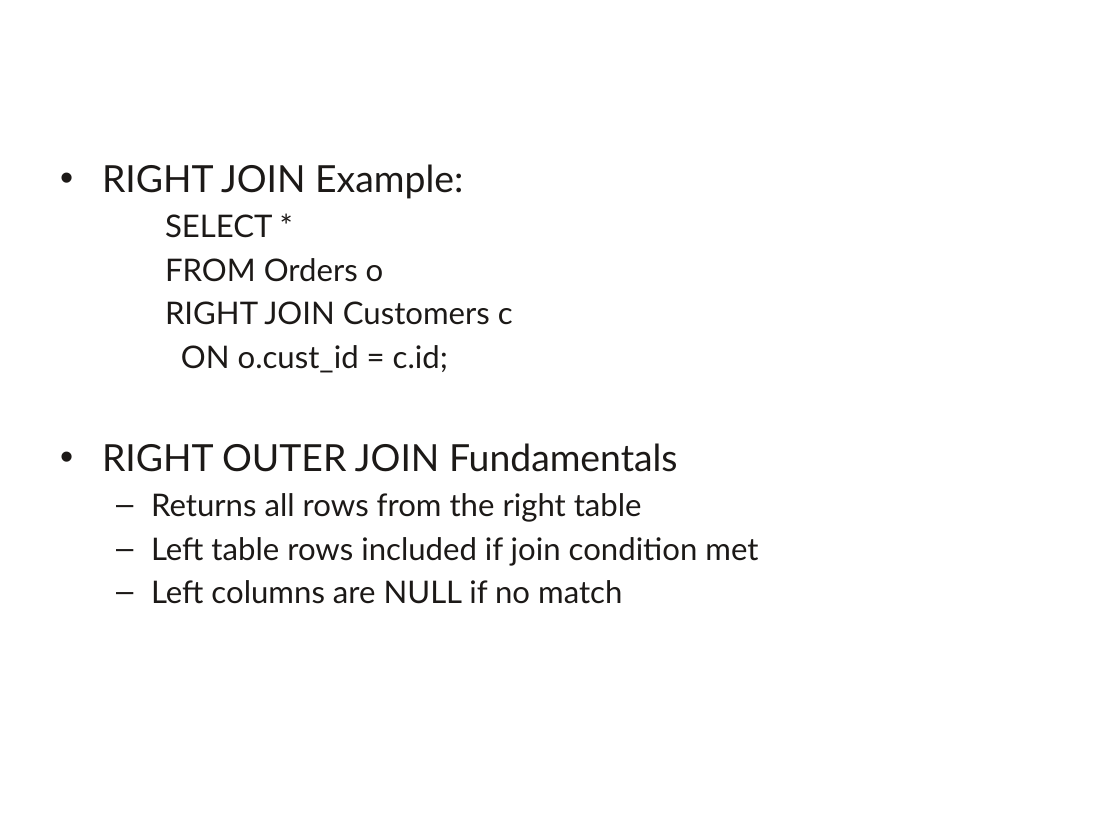
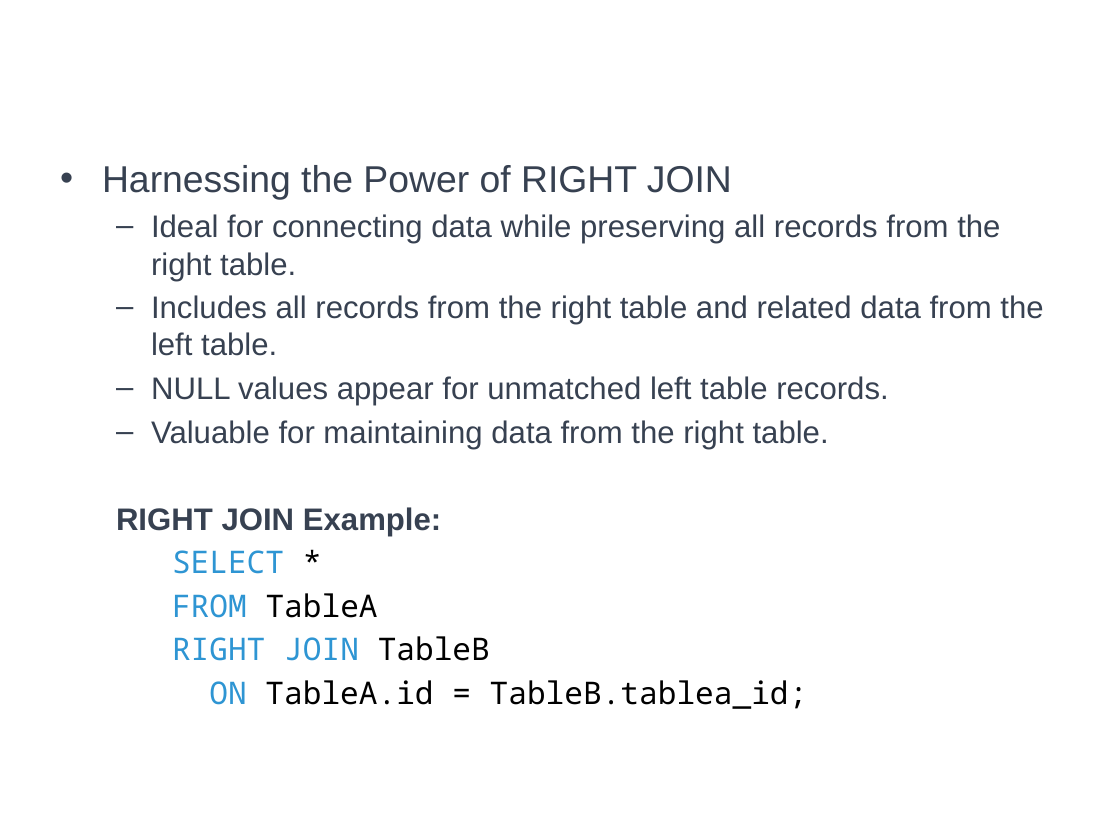
Before and after one commit to a099954/ABC-Program, a slide deck: slide 17 of SQL/Day 4 Joins/Joins.pptx (slide 19 before the commit). Drawn at 1120x840 pixels with LibreOffice and Linux fonts; fonts in the diff are those of the drawing; background and template pictures are left out. Boxes give left, top, right and bottom in pixels: in the first picture for what was removed or moved away, otherwise in the second. Text is boxed around its words. In the diff, an @@ line names an element or a change of style, - is before the commit and + after.

Commit message:
added the joins ppt and the temp tables

```diff
--- a/SQL/Day 4 Joins/Joins.pptx
+++ b/SQL/Day 4 Joins/Joins.pptx
@@ text at bbox=[102, 165, 1043, 449]: paragraphs added @@
+• Harnessing the Power of RIGHT JOIN
+  – Ideal for connecting data while preserving all records from the right table.
+  – Includes all records from the right table and related data from the left table.
+  – NULL values appear for unmatched left table records.
+  – Valuable for maintaining data from the right table.
@@ text at bbox=[116, 507, 441, 574]: size 24 to 20 pt, font Lato to Arial, text colour #1C1917 to #374151, bold on in "RIGHT JOIN Example:"; font Lato to Noto Sans Mono in "SELECT *"; text colour #1C1917 to #2E95D3 in "SELECT"; text colour #1C1917 to #000000 in "*"; bullet • to none; list level 1 to 2 in "RIGHT JOIN Example:"; list level 3 to 2 in "SELECT *" @@
@@ text at bbox=[172, 593, 808, 709]: text changed; font Lato to Noto Sans Mono; text colour #1C1917 to #000000 @@
-    FROM Orders o
-    RIGHT JOIN Customers c
-    ON o.cust_id = c.id;
-• RIGHT OUTER JOIN Fundamentals
-  – Returns all rows from the right table
-  – Left table rows included if join condition met
-  – Left columns are NULL if no match
+  FROM TableA
+  RIGHT JOIN TableB
+  ON TableA.id = TableB.tablea_id;
```
Also in this commit, not shown: 15 other slides changed, 3 slides added, 6 other files.
